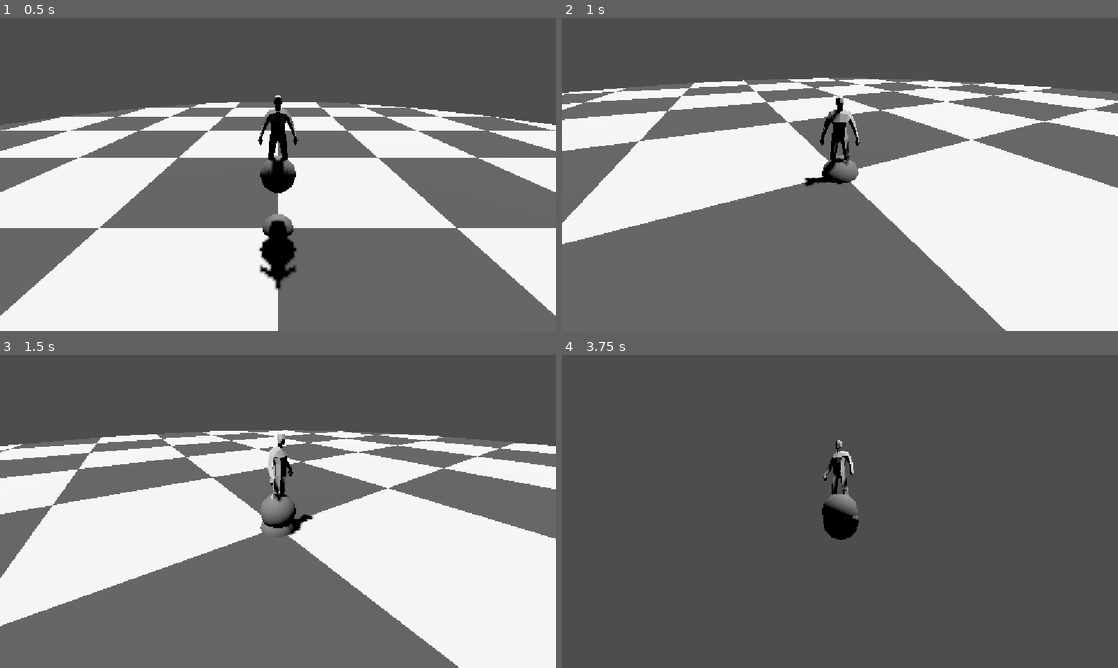
Above: before the commit, frames 1-4 (two rows, left to right).
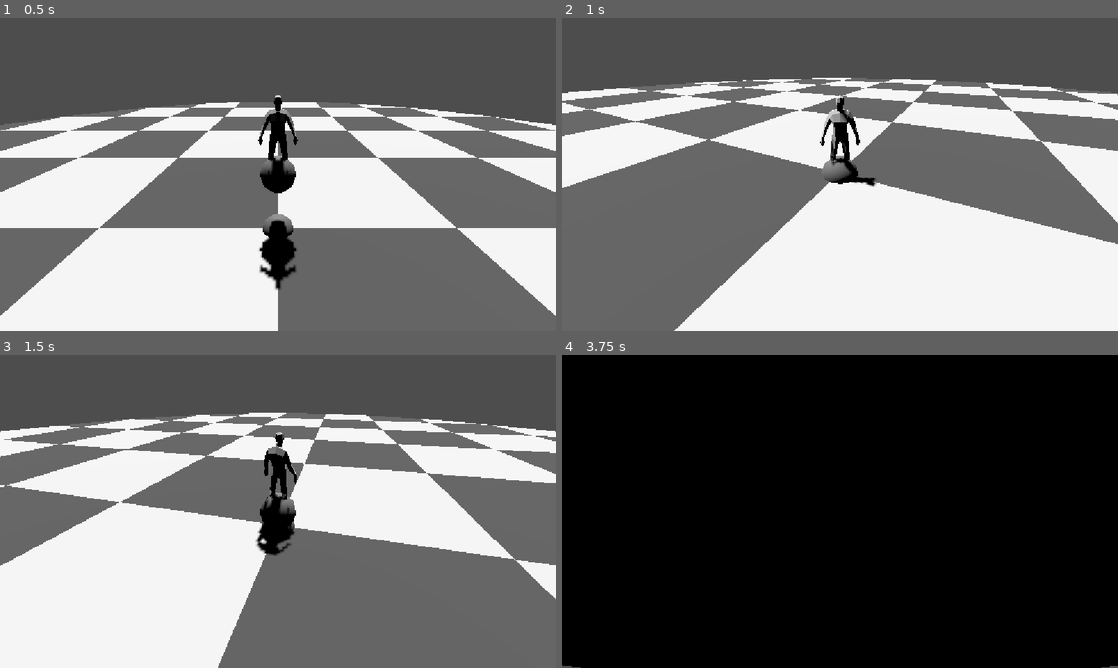
Above: after the commit, the same moments.

Repository: XMNNguyen/Soulslike_Roguelike
Game: Godot game, scene res://Scenes/main.tscn
Same seed, same stepped clock (60 frames per second), same inputs: the game is played once before the commit and once after it.
Inputs (mouse positions are in pixels of both pictures, inside the frame that each line leads up to):
- Up to frame 1 (0.5 s): no input
- Up to frame 2 (1 s): move the mouse to (867, 174) at 0.52 s; hold W (forward) from 0.53 s (still down); tap Space (dodge) at 0.6 s
- Up to frame 3 (1.5 s): keep holding W (forward); move the mouse to (250, 511) at 1.27 s; tap Space (dodge) at 1.35 s
- Up to frame 4 (3.75 s): keep holding W (forward); move the mouse to (851, 505) at 2.02 s; tap Space (dodge) at 2.1, 2.85, 3.6 s; move the mouse to (834, 517) at 2.77 s; move the mouse to (878, 514) at 3.52 s

Frame 1 is identical in both runs. In frame 2, 40% of the frame differs, in the area x 0-100%, y 19-100%; in frame 3, 44%; in frame 4, 99%, in the area x 0-100%, y 0-100%.

Commit message:
fixed rapid movement of camera in manual mode

Diff:
--- a/soulslike-roguelike/Scripts/Entities/Camera/user_camera.gd
+++ b/soulslike-roguelike/Scripts/Entities/Camera/user_camera.gd
@@ -64,8 +64,8 @@
 		mouse_move = true
 
 		# handle calculating yaw and pitch
-		yaw -= event.relative.x * sensitivity
-		pitch -= event.relative.y * sensitivity
+		yaw = event.relative.x * sensitivity
+		pitch = -event.relative.y * sensitivity
 		pitch = clamp(pitch, -tilt_limit, tilt_limit)
 
 
